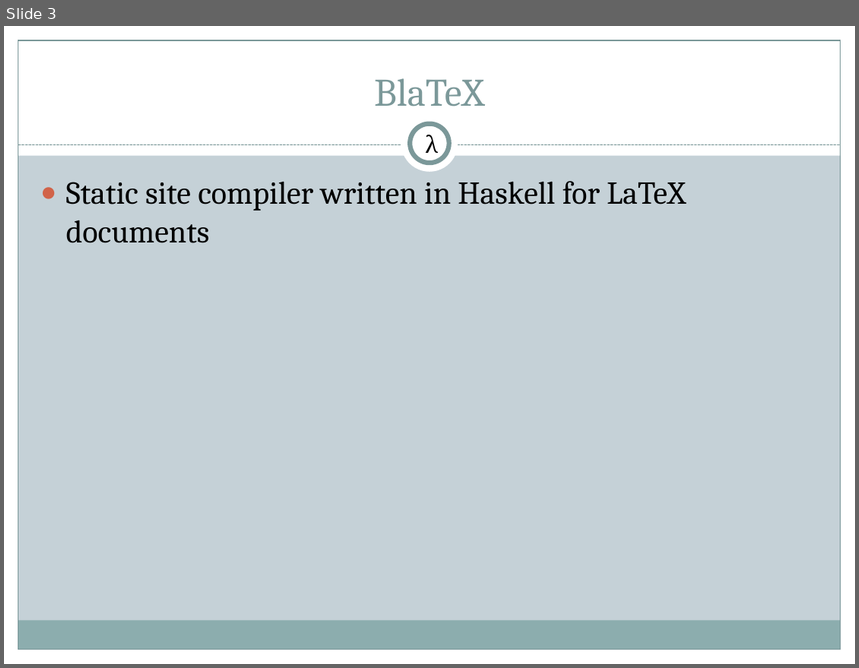
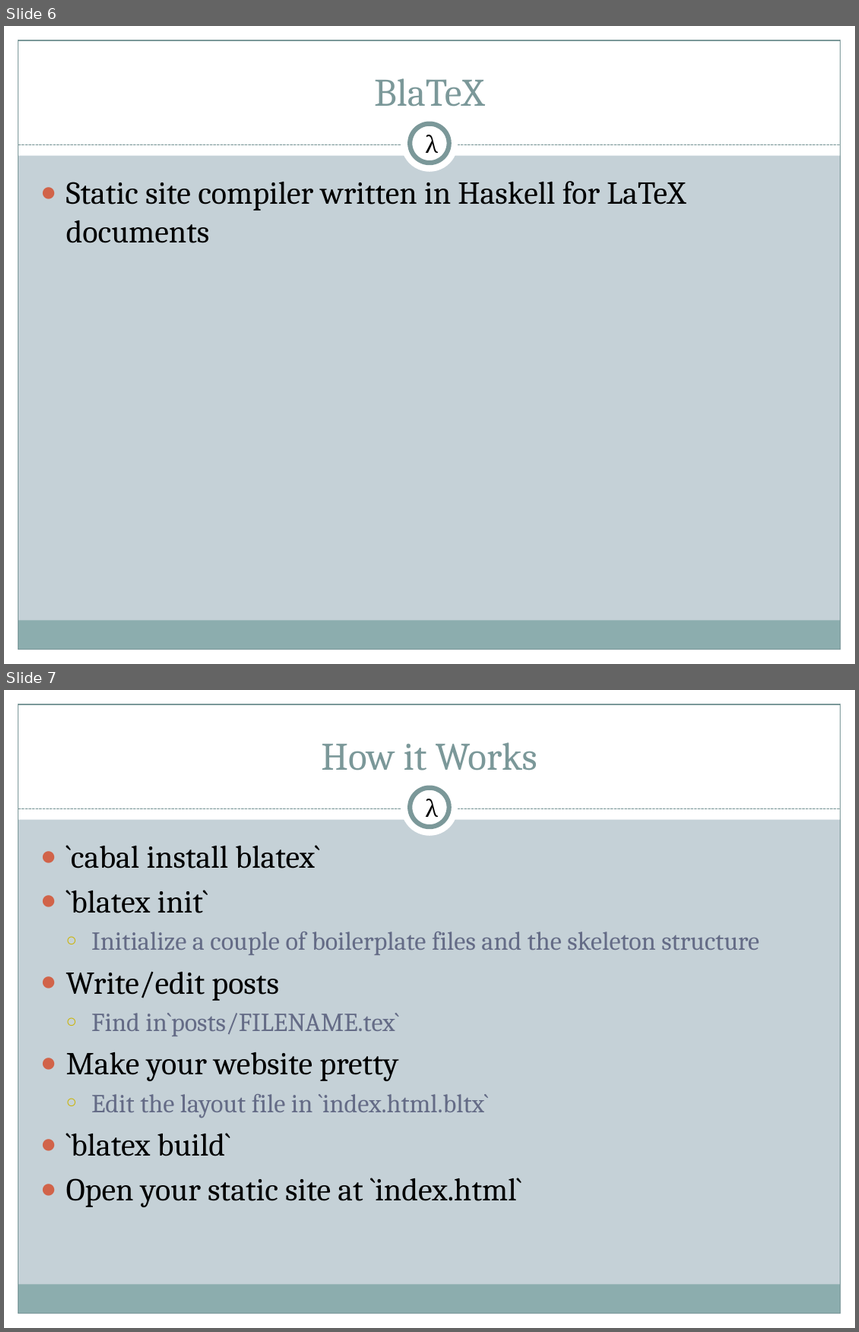
Before and after one commit to 2016rshah/Meta-BlaTeX, a slide deck: Presentations/Final_Presentation.pptx. Shown one above the other, each under a label of ours: slide 3 before the commit, slides 6 and 7 after it. The pictures are 859x668 and 859x1332 pixels, drawn with LibreOffice and Linux fonts; fonts in the diff are those of the drawing. Boxes give left, top, right and bottom in pixels: in the first picture for what was removed or moved away, otherwise in the second. Text is boxed around its words. In the diff, an @@ line names an element or a change of style, - is before the commit and + after.

```diff
--- a/Presentations/Final_Presentation.pptx
+++ b/Presentations/Final_Presentation.pptx
@@ slide 7 added at <box>4,690,855,1328</box>, background #C5D1D7; not listed: 9 template elements that a slide beside it also shows @@
@@ title added at <box>321,742,538,771</box>, 33 pt, text #7C999A @@
+How it Works
@@ text added at <box>426,799,439,823</box>, 20 pt, text #000000 @@
+λ
@@ text added at <box>66,845,759,1208</box>, 22 pt, text #646B86 @@
+● `cabal install blatex`
+● `blatex init`
+  ○ Initialize a couple of boilerplate files and the skeleton structure
+● Write/edit posts
+  ○ Find in`posts/FILENAME.tex`
+● Make your website pretty
+  ○ Edit the layout file in `index.html.bltx`
+● `blatex build`
+● Open your static site at `index.html`
@@ what was slide 3 is now slide 6 @@
```
Also in this commit, not shown: 1 slide changed, 11 other slides added.
